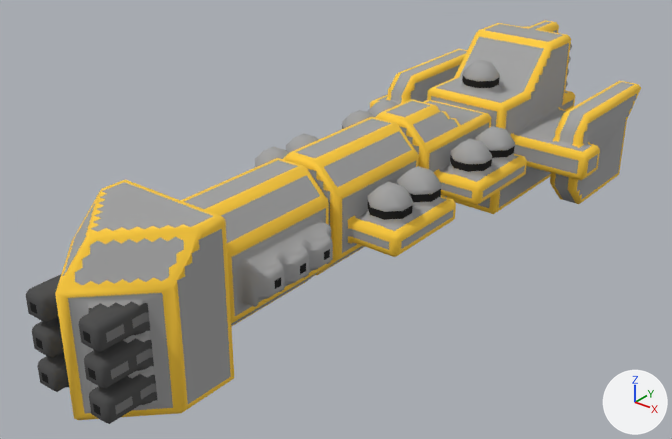
The OBJ model src/jsMain/resources/meshes/mechyrdia-5-languavarth-class.obj: old version first, new version second.
Before and after are seen from a camera (50 mm lens) standing at (65.6, -89.3, 59.4) and looking at (-2.2, -4.6, 6.9). Arrows for +X, +Y and +Z are at lower right; the lights stay in place. Where no turn or scale is listed for an object, it has been applied to the vertices.

Objects in the first picture: 'mechyrdia-5-languavarth-class'.
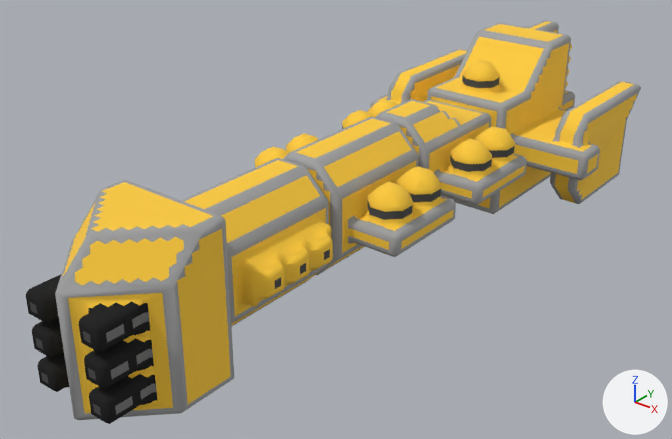
Pixel boxes (x1, y1, x2, y2) of what changed, in the pictures (672 x 439 px; the box of a moved part takes in the faces that stretch with it):
part 1 of me_mechyrdia_5_languavarth_class, moved or reshaped: before (286, 49, 552, 222); after (286, 49, 552, 219)
part 2 of me_mechyrdia_5_languavarth_class, moved or reshaped: before (85, 192, 198, 406); after (85, 210, 177, 406)
part 3 of me_mechyrdia_5_languavarth_class, surface changed: (26, 20, 641, 424) in both

Edits to the bpy script that builds the scene:
```text
Change me_mechyrdia_5_languavarth_class:
    used by ob_mechyrdia_5_languavarth_class; location = (0.0, 0.0, 0.0)
    remove me_mechyrdia_5_languavarth_class.from_pydata(...)  # 3161 vertices, 5871 faces; spans x -18.5..18.5, y -48.0..48.0, z 0.0..23.0
    add me_mechyrdia_5_languavarth_class.from_pydata(...)  # 3158 vertices, 5859 faces; spans x -18.5..18.5, y -48.0..48.0, z 0.0..23.0
    me_mechyrdia_5_languavarth_class part 1: 6 vertices moved from x -10.0..11.0, y -4.5..30.5, z 14.5..17.5 to x -10.0..10.5, y -4.5..31.5, z 14.5..18.5; 12 vertices removed from x -13.0..10.5, y -10.5..44.5, z 12.0..21.0; 10 vertices added at x -8.0..10.5, y -6.5..44.5, z 12.0..21.0
    me_mechyrdia_5_languavarth_class part 2: 3 vertices moved from x -4.0..4.0, y -44.5..-44.3, z 7.7..11.7 to x -3.7..4.0, y -44.5..-44.3, z 7.7..11.7; 10 vertices removed from x -6.7..7.5, y -45.3..-37.5, z 3.5..21.0; 8 vertices added at x -5.0..6.7, y -45.5..-38.5, z 3.5..20.2
    me_mechyrdia_5_languavarth_class part 3: 5065 kept faces spanning x -18.5..18.5, y -48.0..48.0, z 0.0..23.0 get new texture (UV) coordinates
```
